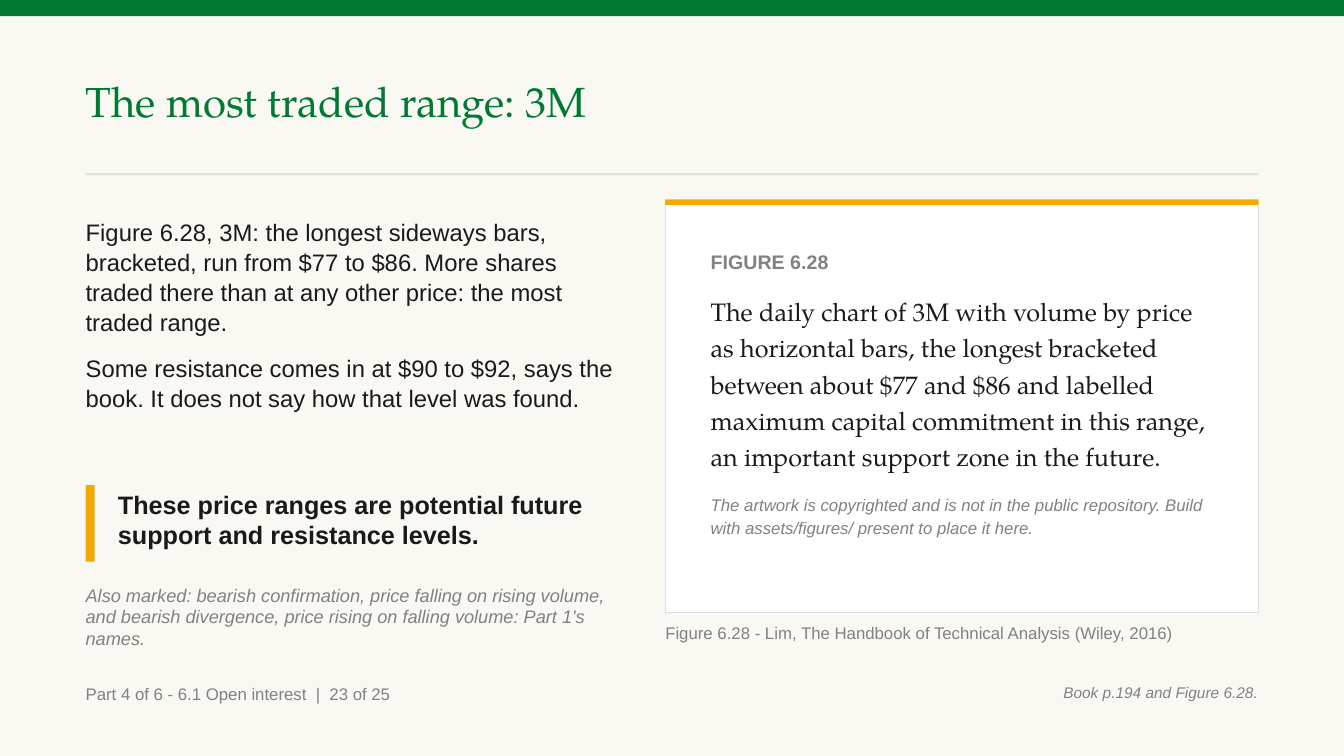
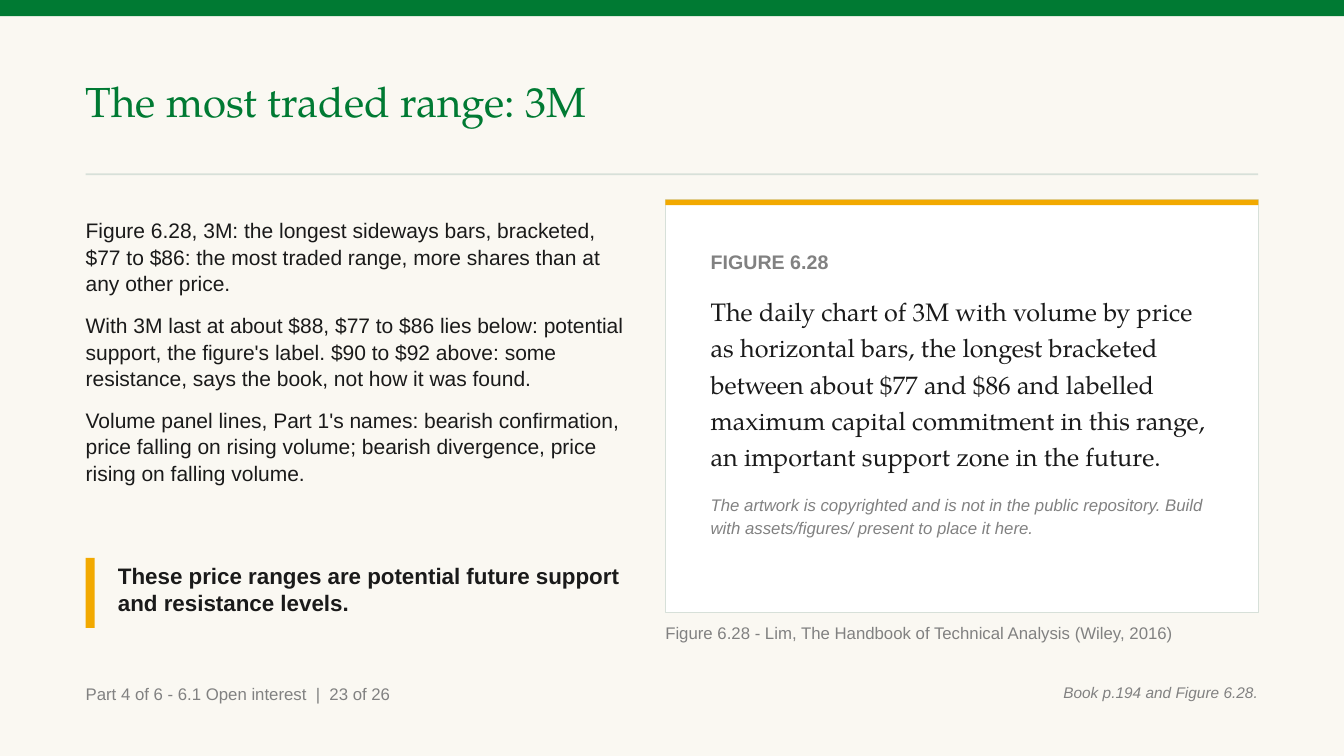
Before and after one commit to benjiesotelo-sudo/Telos_FIN1209, a slide deck: slide 98 of chapter-06/FIN1209-Chapter-06.pptx. Drawn at 1344x756 pixels with LibreOffice and Linux fonts; fonts in the diff are those of the drawing. Boxes give left, top, right and bottom in pixels: in the first picture for what was removed or moved away, otherwise in the second. Text is boxed around its words. In the diff, an @@ line names an element or a change of style, - is before the commit and + after.

Commit message:
Chapter 6 Part 4: fix the fresh reader's ten failing slides
Reading the tick and the TRIN now says Figure 6.25 departs from the
short-term rule printed above it, says its tick goes below zero so it is
not tick volume, and ends on what to do. The bearish day quotes both the
text and the figure on the tick and reads the circled extreme bearish
ticks. What the change in volume tells keeps Part 1's two tests apart.
The four steps define the intersection in the body, and a new slide says
what our two levels did, including the break. Figure 6.29's dark columns
are tied to its overextended volume level. Distortions, absolute volume,
silver, 3M and the TRIN term now define or disclaim every term in the
body. No check, answer or title changed.

```diff
--- a/chapter-06/FIN1209-Chapter-06.pptx
+++ b/chapter-06/FIN1209-Chapter-06.pptx
@@ text at box(86, 222, 623, 485): text changed; size 17 to 15 pt @@
-Figure 6.28, 3M: the longest sideways bars, bracketed, run from $77 to $86. More shares traded there than at any other price: the most traded range.
-Some resistance comes in at $90 to $92, says the book. It does not say how that level was found.
+Figure 6.28, 3M: the longest sideways bars, bracketed, $77 to $86: the most traded range, more shares than at any other price.
+With 3M last at about $88, $77 to $86 lies below: potential support, the figure's label. $90 to $92 above: some resistance, says the book, not how it was found.
+Volume panel lines, Part 1's names: bearish confirmation, price falling on rising volume; bearish divergence, price rising on falling volume.
@@ rectangle: place and size @@
-rectangle at box(86, 485, 95, 562)
+rectangle at box(86, 559, 95, 628)
@@ text "These price ranges are potential ...": place and size @@
-text "These price ranges are potential ..." at box(118, 495, 582, 550)
+text "These price ranges are potential ..." at box(118, 567, 619, 612)
@@ text "These price ranges are potential ..." at box(118, 567, 619, 612): size 18 to 16 pt @@
@@ text removed at box(86, 589, 605, 645) @@
-Also marked: bearish confirmation, price falling on rising volume, and bearish divergence, price rising on falling volume: Part 1's names.
```
Also in this commit, not shown: 24 other slides changed, 1 slide added, 2 other files.
